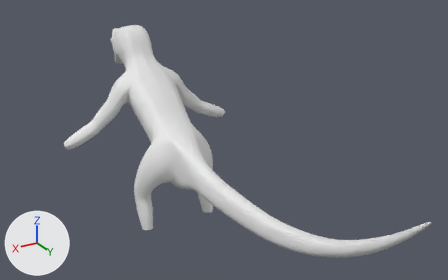
Two versions of the Blender file Infil-Trainer 2018/Assets/BlendFiles/Character.blend, one commit apart.
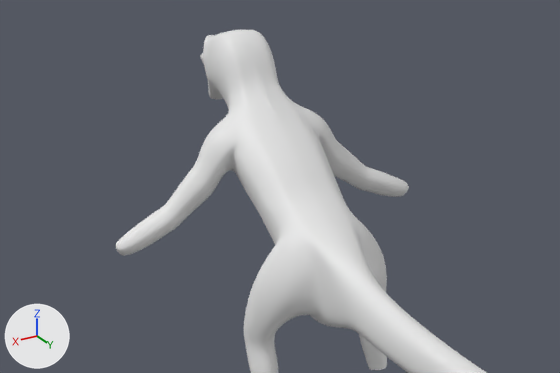
Each version is shown whole from a camera (50 mm lens) standing at (8.2, 20.11, 5.59) and looking at (-0.35, 5.85, -1.53), then close up on the part from 0% to 69% of the width and 3% to 77% of the height. Every picture has the same lights, and +X, +Y and +Z are marked at lower left.

Names of what the first close-up shows: 'LizardMan'.
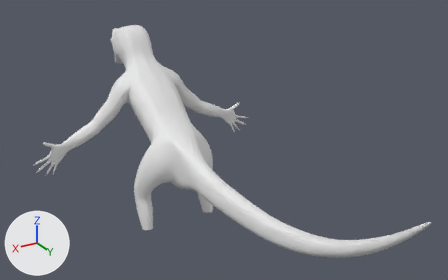
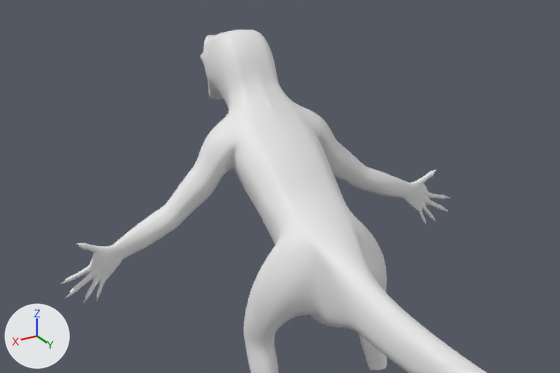
Edits to the bpy script that builds the scene:
```text
Change me_plane:
    used by ob_lizardman; location = (0.0, 0.0, -0.26); rotation_euler = (1.571, 0.0, 0.0), in degrees (90, 0, 0); scale = (0.291, 0.182, 0.291)
    remove me_plane.from_pydata(...)  # 616 vertices, 564 faces; spans x 0.0..10.7, y -27.9..5.9, z -47.1..5.8
    add me_plane.from_pydata(...)  # 1145 vertices, 1100 faces; spans x 0.0..14.3, y -27.9..5.9, z -47.1..5.8
    me_plane part 1: 19 vertices moved from x 3.0..10.6, y -13.7..-4.5, z -5.9..-3.8 to x 2.9..10.8, y -14.0..-5.1, z -5.7..-3.9; 4 vertices removed from x 10.4..10.5, y -13.7..-13.1, z -5.0..-4.1; 533 vertices added at x 10.3..14.3, y -18.3..-11.7, z -4.8..-4.2
```

Where the change shows, as pixel boxes [x1, y1, x2, y2] in the close-ups (560 x 373 px):
'LizardMan', reshaped: before [116, 30, 487, 373]; after [60, 30, 487, 373]
part 1 of me_plane, built on: before [116, 134, 409, 256]; after [60, 135, 451, 303]
